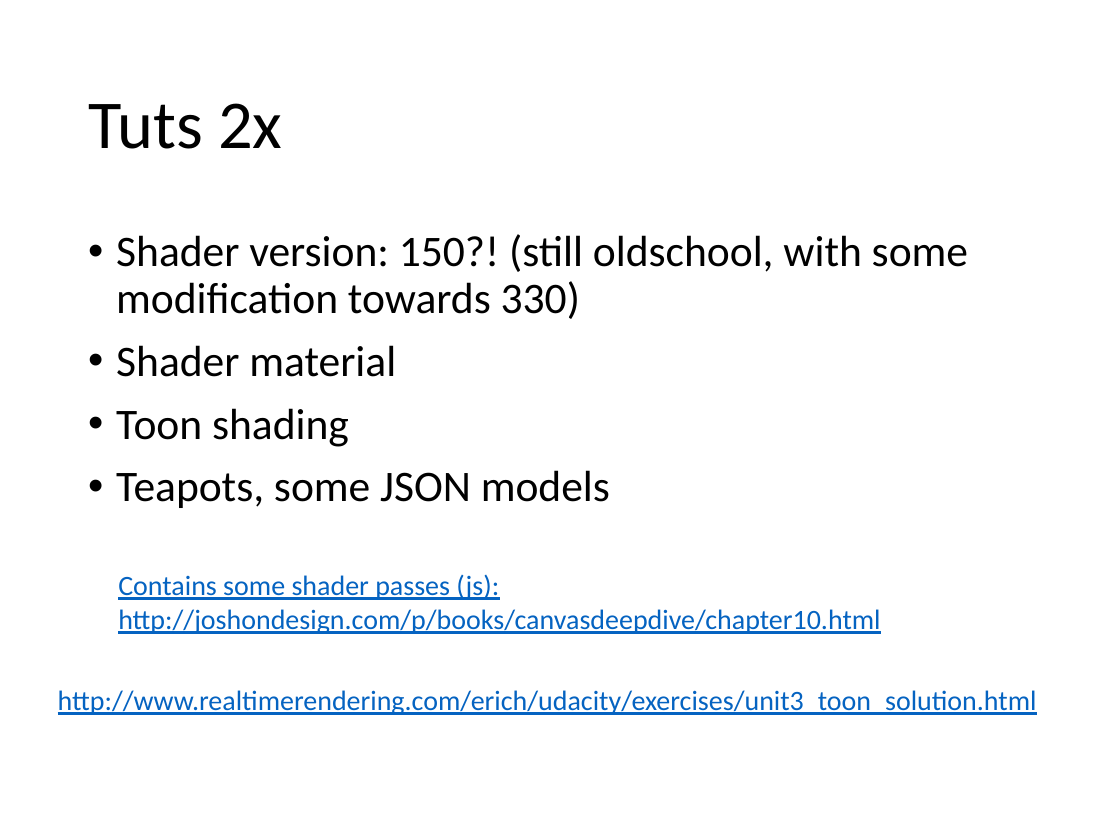
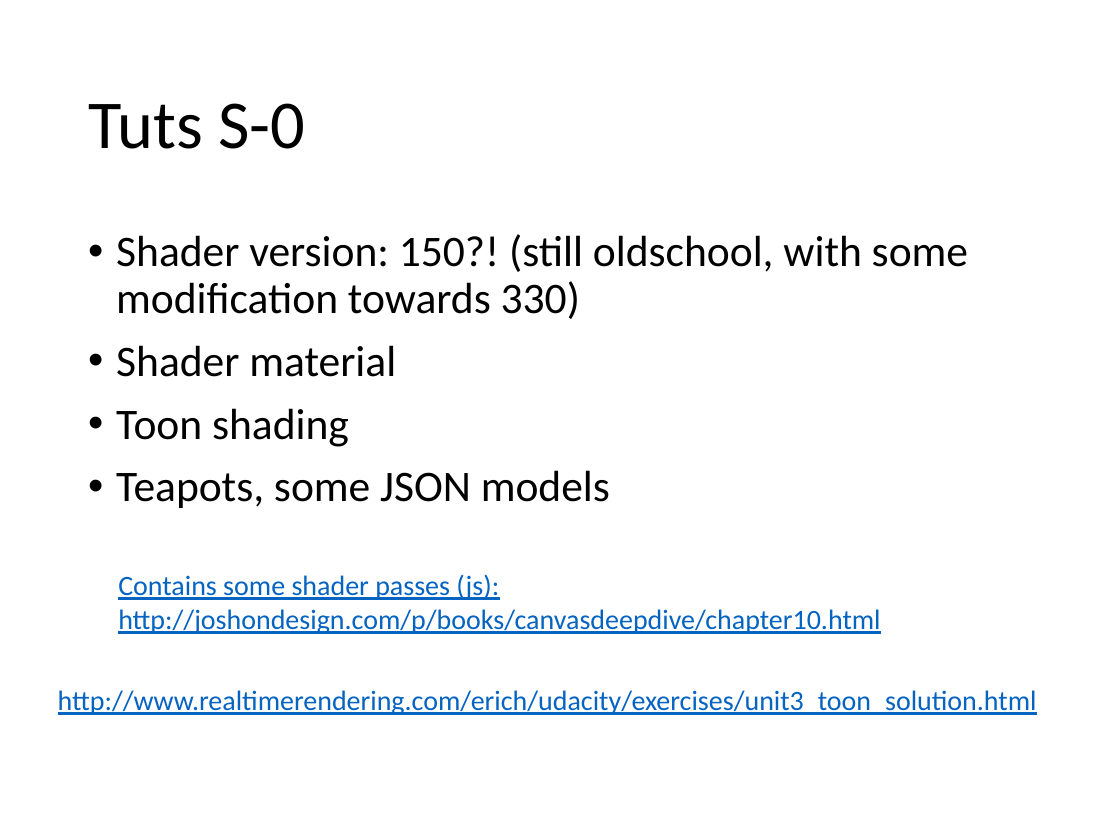
Before and after one commit to caa1211/tutsplus, a slide deck: slide 3 of threejs-tuts-4.pptx. Drawn at 1120x840 pixels with LibreOffice and Linux fonts; fonts in the diff are those of the drawing. Boxes give left, top, right and bottom in pixels: in the first picture for what was removed or moved away, otherwise in the second. Text is boxed around its words. In the diff, an @@ line names an element or a change of style, - is before the commit and + after.

```diff
--- a/threejs-tuts-4.pptx
+++ b/threejs-tuts-4.pptx
@@ title at (88, 103, 305, 149): text changed @@
-Tuts 2x
+Tuts S-0
```
Also in this commit, not shown: 5 other slides changed, 4 slides added, 37 other files.
